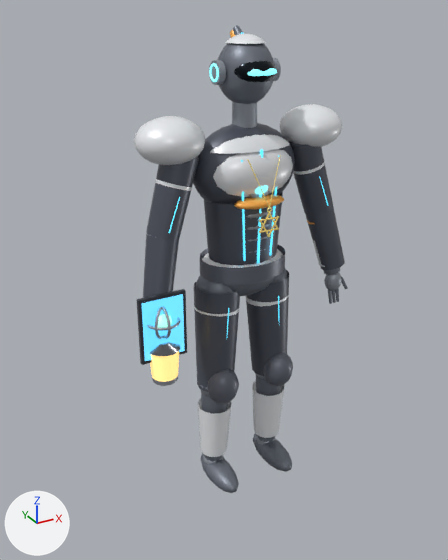
The glTF model app/src/main/assets/character/robot.glb, before and after one commit.
The view is the same before and after, from a 50 mm camera at (-1.222, -2.061, 2.009) aimed at (-0.143, -0.099, 1.028). The lights are fixed; the arrows at lower left show +X, +Y and +Z. The older version comes first. Where no turn or scale is listed for an object, it has been applied to the vertices.

Objects in the first picture: 'body', 'outfit_plated', 'outfit_stealth', 'prop_lantern', 'prop_tablet' and 4 more.
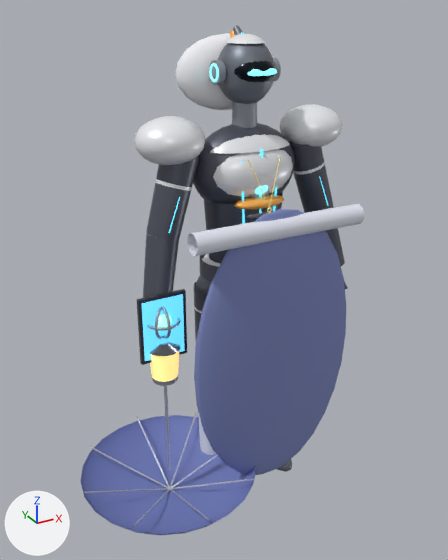
Diff of the bpy script that builds the scene:
```diff
--- a/app/src/main/assets/character/robot.glb.py
+++ b/app/src/main/assets/character/robot.glb.py
@@ mat_pillow @@
+mat_pillow = principled_material('pillow')
+mat_pillow.base_color = (0.9, 0.9, 0.94)  # white #f3f3f8
+mat_pillow.roughness = 0.9
@@ mat_blanket @@
+mat_blanket = principled_material('blanket')
+mat_blanket.base_color = (0.2, 0.24, 0.5)  # blue #7c86bc
+mat_blanket.roughness = 0.9
@@ mat_blanket_trim @@
+mat_blanket_trim = principled_material('blanket_trim')
+mat_blanket_trim.base_color = (0.78, 0.8, 0.9)  # white #e5e7f3
+mat_blanket_trim.roughness = 0.85
@@ mat_umbrella_cloth @@
+mat_umbrella_cloth = principled_material('umbrella_cloth')
+mat_umbrella_cloth.base_color = (0.16, 0.2, 0.5)  # blue #6f7cbc
+mat_umbrella_cloth.roughness = 0.7
@@ mat_umbrella_rib @@
+mat_umbrella_rib = principled_material('umbrella_rib')
+mat_umbrella_rib.base_color = (0.7, 0.72, 0.78)  # white #dadde5
+mat_umbrella_rib.metallic = 0.8
+mat_umbrella_rib.roughness = 0.35
@@ me_sleep_pillow @@
+me_sleep_pillow.from_pydata(...)  # 193 vertices, 380 faces; spans x -0.22..0.22, y 0.04..0.22, z 1.64..1.92
+me_sleep_pillow.materials.append(mat_pillow)  # white #f3f3f8
@@ me_sleep_blanket @@
+me_sleep_blanket.from_pydata(...)  # 327 vertices, 622 faces; spans x -0.36..0.36, y -0.319..-0.201, z 0.14..1.34
+# faces by material slot: [594, 28]
+me_sleep_blanket.materials.append(mat_blanket)  # blue #7c86bc
+me_sleep_blanket.materials.append(mat_blanket_trim)  # white #e5e7f3
@@ me_prop_umbrella @@
+me_prop_umbrella.from_pydata(...)  # 647 vertices, 1024 faces; spans x -0.369..0.369, y -0.369..0.369, z -0.793..0.054
+# faces by material slot: [384, 640]
+me_prop_umbrella.materials.append(mat_umbrella_cloth)  # blue #6f7cbc
+me_prop_umbrella.materials.append(mat_umbrella_rib)  # white #dadde5
@@ ob_sleep_pillow @@
+ob_sleep_pillow = bpy.data.objects.new('sleep_pillow', me_sleep_pillow)
+ob_sleep_pillow.location = (0.0, 0.0, 0.0)
@@ ob_sleep_blanket @@
+ob_sleep_blanket = bpy.data.objects.new('sleep_blanket', me_sleep_blanket)
+ob_sleep_blanket.location = (0.0, 0.0, 0.0)
@@ ob_prop_umbrella @@
+ob_prop_umbrella = bpy.data.objects.new('prop_umbrella', me_prop_umbrella)
+ob_prop_umbrella.location = (-0.419, -0.12, 0.88)
```

Boxes (x1, y1, x2, y2) around the edits, measured in the pictures (448 x 560 px):
'sleep_blanket', added: after (187, 204, 365, 475)
    faces in mat_blanket (blue #7c86bc): (194, 209, 346, 475)
    faces in mat_blanket_trim (white #e5e7f3): (187, 204, 365, 256)
'prop_umbrella', added: after (81, 386, 256, 535)
    faces in mat_umbrella_cloth (blue #6f7cbc): (81, 415, 256, 535)
    faces in mat_umbrella_rib (white #dadde5): (83, 386, 254, 527)
'sleep_pillow', added: after (175, 33, 275, 110)
